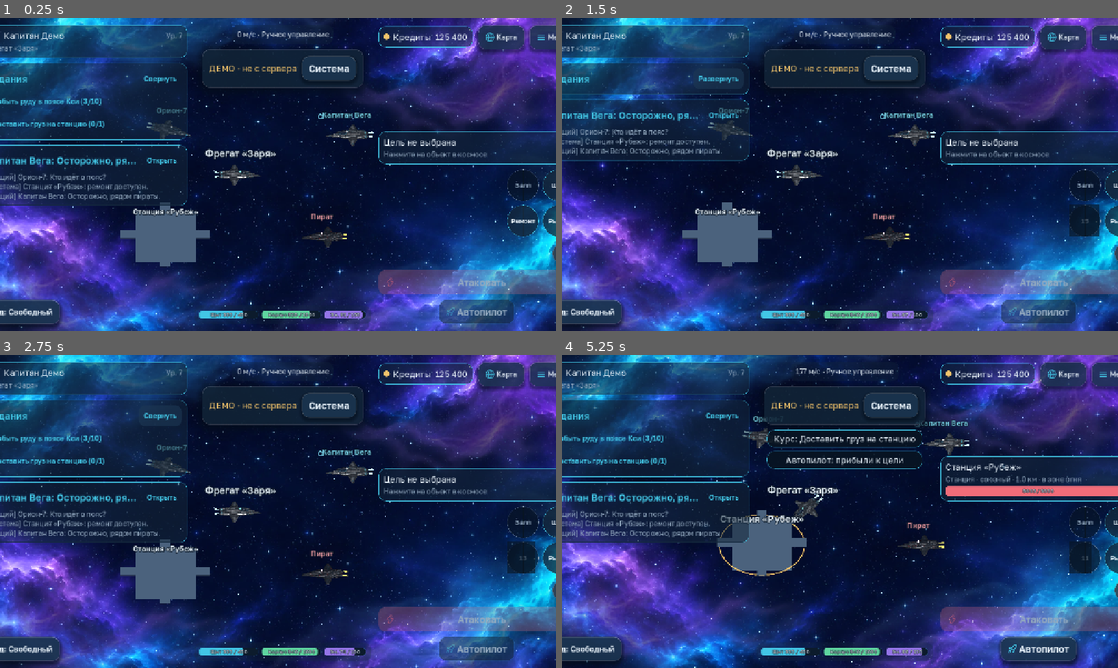
Above: before the commit, frames 1-4 (two rows, left to right).
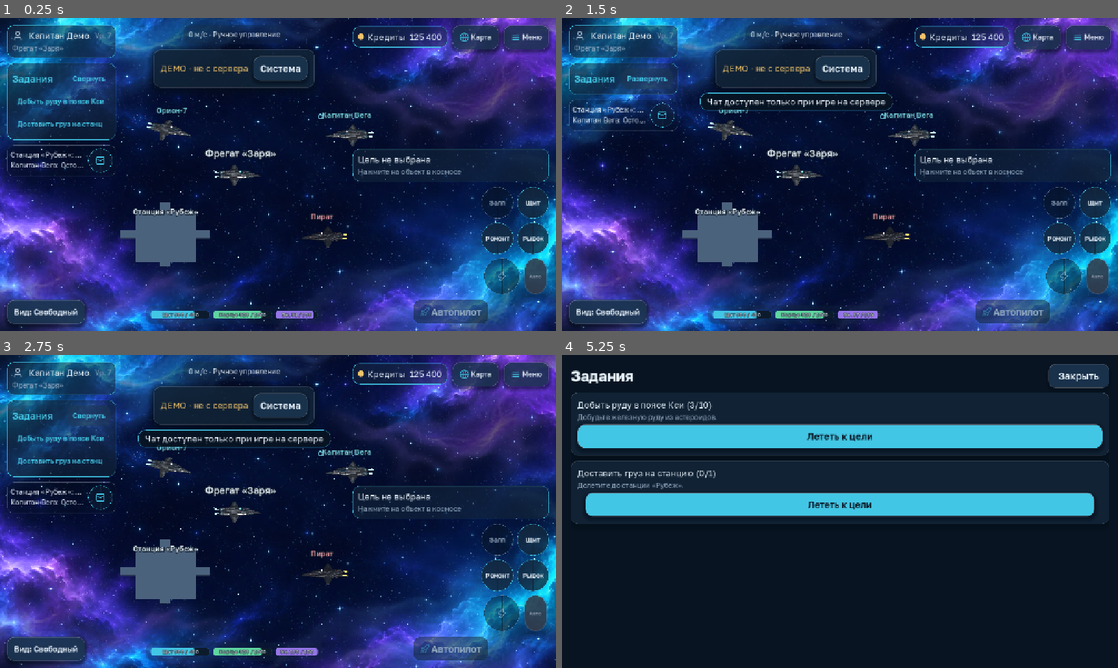
Above: after the commit, the same moments.

Repository: maillunex-lang/CosmocRPG
Game: Godot game, scene res://scenes/space.tscn
Same seed, same stepped clock (60 frames per second), same inputs: the game is played once before the commit and once after it. This scene is started directly instead of the project's main scene.
Inputs (mouse positions are in pixels of both pictures, inside the frame that each line leads up to; where the layout moved, square brackets give the same spot in the first picture):
- Up to frame 1 (0.25 s): no input
- Up to frame 2 (1.5 s): click (662, 161) [1084, 221] at 0.5 s; click "Свернуть" at 1.25 s
- Up to frame 3 (2.75 s): click "Развернуть" at 2 s
- Up to frame 4 (5.25 s): click "Добыть руду в поясе Кси (3/10)" at 2.75 s; click "Доставить груз на станцию (0/…" at 3.5 s; click "Открыть" (after the commit: "Свернуть") at 4.25 s; tap Enter at 5 s; drag from (678, 511) to (895, 442) at 5.02 s

The runs differ from the first frame. In frame 1, 16% of the frame differs, in the area x 0-100%, y 2-100%; in frame 2, 17%; in frame 3, 17%; in frame 4, 73%, in the area x 0-100%, y 0-100%.

Commit message:
fix: transparent chat plaque and circular attack
The left chat card is a two-line translucent strip with a side icon that opens full-screen chat. Attack is a red circle at the bottom of the skill cluster, next to Auto.

Diff:
--- a/client/scripts/space/space_screen.gd
+++ b/client/scripts/space/space_screen.gd
@@ -131,7 +131,7 @@
 	_hud.corporation_requested.connect(open_corporation)
 	_hud.star_map_requested.connect(open_star_map)
 	_hud.station_requested.connect(open_station)
-	_hud.chat_requested.connect(func() -> void: open_chat())
+	_hud.chat_requested.connect(func() -> void: open_chat(ChatOverlay.Mode.FULL))
 	_hud.move_transform = screen_to_world_move
 	_rig.mode_changed.connect(func(_m: int) -> void: _hud.set_camera_mode_name(_rig.mode_name()))
 	_hud.set_camera_mode_name(_rig.mode_name())
@@ -568,8 +568,8 @@
 	var existing := get_node_or_null("ChatLayer/ChatOverlay")
 	if existing != null:
 		return existing
-	var demo := gateway != null and gateway.has_method("is_demo") and gateway.is_demo()
-	if _hud == null or _hud.chat_panel == null or demo:
+	var live := gateway != null and gateway.has_method("has_chat") and gateway.has_chat()
+	if _hud == null or _hud.chat_panel == null or not live:
 		if _hud != null:
 			_hud.show_toast("Чат доступен только при игре на сервере")
 		return null
@@ -583,7 +583,10 @@
 	layer.add_child(ov)
 	ov.theme = theme
 	ov.open(_hud.chat_panel, m)
-	ov.closed.connect(func() -> void: layer.queue_free())
+	ov.closed.connect(func() -> void:
+		if _hud != null and _hud.chat_panel != null:
+			_hud.chat_panel.visible = false
+		layer.queue_free())
 	return ov
 
 
--- a/client/scripts/ui/hud.gd
+++ b/client/scripts/ui/hud.gd
@@ -57,6 +57,9 @@
 var _cargo_row: HBoxContainer
 var _cargo_label: Label
 var _attack_expect: Variant = null  # ожидаемое значение attacking после нажатия (null: не ждём)
+var _peek_a: Label
+var _peek_b: Label
+var _chat_open: Button
 
 @onready var _joystick: Control = %Joystick
 @onready var _reset_button: ActionButton = %ResetButton
@@ -173,11 +176,7 @@
 	for bar in [%ShieldBar, %HullBar, %EnergyBar]:
 		bar.custom_minimum_size.y = 18.0
 	_skills_grid.add_theme_constant_override("separation", 10)
-	# чат — одна строка. «Открыть» поднимает окно, а не панель над джойстиком.
-	_chat_card.peek_only = true
-	_chat_card.peek_requested.connect(func() -> void: chat_requested.emit())
-	_pref_collapsed["chat"] = true
-	_chat_card.set_collapsed(true, false)
+	_build_chat_strip()
 	_target_info.autowrap_mode = TextServer.AUTOWRAP_WORD_SMART
 	_target_info.max_lines_visible = 2
 	_target_info.text_overrun_behavior = TextServer.OVERRUN_TRIM_ELLIPSIS
@@ -201,7 +200,7 @@
 	_dock_skills()
 
 	# иконки боевого кластера и верхнего правого угла: интерфейс легче читается
-	Icons.apply(_attack, "zap", Tokens.DANGER, 22)
+	Icons.apply(_attack, "zap", Color.WHITE, 28)
 	Icons.apply(_autopilot, "rocket", Tokens.ACCENT, 22)
 	Icons.apply(_exit_button, "x", Tokens.TEXT, 18)
 	_exit_button.add_theme_font_size_override("font_size", Tokens.FONT_BODY - 4)
@@ -282,26 +281,120 @@
 			title_label.gui_input.connect(func(ev: InputEvent) -> void:
 				if ev is InputEventMouseButton and ev.pressed and ev.button_index == MOUSE_BUTTON_LEFT:
 					quest_log_requested.emit())
-	_chat_card.toggled.connect(func(c: bool) -> void: _on_card_toggled("chat", c))
+	_chat_card.toggled.connect(func(c: bool) -> void:
+		_on_card_toggled("chat", c)
+		_keep_chat_strip())
 	_set_target_empty()
 
 
-## Окно чата внутри карточки «Чат» (на сервере); в демо остаются демонстрационные строки.
+## Короткая плашка: два последних сообщения на прозрачном фоне и круглая иконка чата сбоку.
+func _build_chat_strip() -> void:
+	var header := _chat_card.find_child("CardHeader", true, false)
+	if header != null:
+		header.visible = false
+	_chat_lines.visible = false
+	var sb := StyleBoxFlat.new()
+	sb.bg_color = Color(Tokens.BG, 0.22)
+	sb.set_corner_radius_all(14)
+	sb.set_content_margin_all(8)
+	sb.border_color = Color(Tokens.TEXT, 0.10)
+	sb.set_border_width_all(1)
+	sb.anti_aliasing = true
+	_chat_card.add_theme_stylebox_override("panel", sb)
+	var row := HBoxContainer.new()
+	row.name = "ChatPeek"
+	row.add_theme_constant_override("separation", 8)
+	row.size_flags_horizontal = Control.SIZE_EXPAND_FILL
+	row.mouse_filter = Control.MOUSE_FILTER_IGNORE
+	var lines := VBoxContainer.new()
+	lines.size_flags_horizontal = Control.SIZE_EXPAND_FILL
+	lines.size_flags_vertical = Control.SIZE_SHRINK_CENTER
+	lines.add_theme_constant_override("separation", 2)
+	lines.mouse_filter = Control.MOUSE_FILTER_IGNORE
+	_peek_a = _peek_label()
+	_peek_b = _peek_label()
+	lines.add_child(_peek_a)
+	lines.add_child(_peek_b)
+	row.add_child(lines)
+	var icon := ActionButton.new()
+	icon.name = "ChatOpenButton"
+	icon.text = ""
+	icon.tooltip_text = "Открыть чат"
+	icon.focus_mode = Control.FOCUS_ALL
+	_round_button(icon, 56, Color(Tokens.SURFACE, 0.35), Color(Tokens.ACCENT, 0.55))
+	Icons.apply(icon, "mail", Tokens.ACCENT, 22)
+	icon.icon_alignment = HORIZONTAL_ALIGNMENT_CENTER
+	icon.vertical_icon_alignment = VERTICAL_ALIGNMENT_CENTER
+	icon.pressed.connect(func() -> void: chat_requested.emit())
+	row.add_child(icon)
+	_chat_open = icon
+	_chat_lines.get_parent().add_child(row)
+	_show_chat_lines(PackedStringArray())
+
+
+func _peek_label() -> Label:
+	var l := Label.new()
+	l.mouse_filter = Control.MOUSE_FILTER_IGNORE
+	l.text_overrun_behavior = TextServer.OVERRUN_TRIM_ELLIPSIS
+	l.clip_text = true
+	l.add_theme_font_size_override("font_size", Tokens.FONT_SMALL)
+	l.add_theme_color_override("font_color", Color(Tokens.TEXT, 0.94))
+	l.custom_minimum_size = Vector2(160, 22)
+	return l
+
+
+func _show_chat_lines(lines: PackedStringArray) -> void:
+	if _peek_a == null or _peek_b == null:
+		return
+	if lines.is_empty():
+		_peek_a.text = "Чат"
+		_peek_a.add_theme_color_override("font_color", Tokens.TEXT_MUTED)
+		_peek_b.text = ""
+		_peek_b.visible = false
+		return
+	_peek_a.add_theme_color_override("font_color", Color(Tokens.TEXT, 0.94))
+	var older := lines[0] if lines.size() == 1 else lines[lines.size() - 2]
+	var newer := "" if lines.size() == 1 else lines[lines.size() - 1]
+	_peek_a.text = older
+	_peek_b.text = newer
+	_peek_b.visible = newer != ""
+
+
+func _keep_chat_strip() -> void:
+	var header := _chat_card.find_child("CardHeader", true, false)
+	if header != null:
+		header.visible = false
+	_chat_lines.visible = false
+	var peek := _chat_card.find_child("ChatPeek", true, false)
+	if peek != null:
+		peek.visible = true
+	if chat_panel != null and chat_panel.get_parent() == self:
+		chat_panel.visible = false
+
+
+## Окно чата живёт отдельно и открывается иконкой. В карточке остаются только две строки.
+func _has_live_chat(gw: Node) -> bool:
+	return gw != null and gw.has_method("has_chat") and gw.has_chat()
+
+
 func _setup_chat(gw: UiGateway) -> void:
 	if chat_panel != null:
 		return
 	chat_panel = ChatPanel.new()
 	chat_panel.name = "ChatPanel"
-	_chat_lines.get_parent().add_child(chat_panel)
+	chat_panel.visible = false
+	add_child(chat_panel)
 	chat_panel.bind(gw)
-	var online := not (gw.has_method("is_demo") and gw.is_demo())
-	_chat_lines.visible = not online
-	chat_panel.visible = online
+	_keep_chat_strip()
+	if not _has_live_chat(gw):
+		return
 	chat_panel.unread_changed.connect(func(n: int) -> void:
-		_chat_card.title = "Чат" if n <= 0 else "Чат · %d" % n)
+		if _chat_open != null:
+			_chat_open.tooltip_text = "Открыть чат" if n <= 0 else "Открыть чат · %d" % n)
 	chat_panel.expand_requested.connect(func() -> void: chat_requested.emit())
-	chat_panel.preview_changed.connect(_set_chat_preview)
-	_set_chat_preview(chat_panel.preview_text())
+	chat_panel.preview_changed.connect(func(_t: String) -> void:
+		_show_chat_lines(chat_panel.preview_lines(2)))
+	_show_chat_lines(chat_panel.preview_lines(2))
 
 
 ## Короткое сообщение игроку (всплывающая плашка).
@@ -388,7 +481,7 @@
 	%DemoLabel.visible = gw.is_demo()
 	_system_button.visible = gw.is_demo()
 	_setup_chat(gw)   # панель чата создаётся при привязке к шлюзу (с 0.3.2 вызов был забыт: в игре оставалась демо-заглушка)
-	if not (gw.has_method("is_demo") and gw.is_demo()):
+	if _has_live_chat(gw):
 		gw.request_chat_history()   # история запрашивается при входе, до появления панели: запрашиваем ещё раз уже для неё
 	apply_state(gw.snapshot())
 	if gw.has_signal("server_updated"):
@@ -407,7 +500,7 @@
 	var sp := _speed_label.get_parent()
 	sp.add_child(_cargo_row)
 	sp.move_child(_cargo_row, _speed_label.get_index() + 1)
-	var stack := _attack.get_parent()
+	var stack := _autopilot.get_parent()
 	_mine_button = ActionButton.new()
 	_mine_button.name = "MineButton"
 	_mine_button.text = "Добыть"
@@ -422,8 +515,9 @@
 	_sell_button.pressed.connect(func() -> void: if gateway != null: gateway.sell())
 	stack.add_child(_mine_button)
 	stack.add_child(_sell_button)
-	stack.move_child(_mine_button, _attack.get_index() + 1)
-	stack.move_child(_sell_button, _attack.get_index() + 2)
+	var at := _autopilot.get_index()
+	stack.move_child(_mine_button, at)
+	stack.move_child(_sell_button, at + 1)
 
 
 func _on_mine_pressed() -> void:
@@ -460,15 +554,30 @@
 
 func _dock_skills() -> void:
 	var right := _attack.get_parent()
-	_skills_grid.reparent(right, false)
-	right.move_child(_skills_grid, _attack.get_index())
+	var cluster := VBoxContainer.new()
+	cluster.name = "SkillCluster"
+	cluster.mouse_filter = Control.MOUSE_FILTER_IGNORE
+	cluster.size_flags_horizontal = Control.SIZE_SHRINK_END
+	cluster.add_theme_constant_override("separation", 8)
+	right.add_child(cluster)
+	right.move_child(cluster, _attack.get_index())
+	_skills_grid.reparent(cluster, false)
 	_skills_grid.size_flags_horizontal = Control.SIZE_SHRINK_END
 	if _skills_grid is GridContainer:
 		(_skills_grid as GridContainer).columns = 2
-	_auto_skills.reparent(right, false)
-	right.move_child(_auto_skills, _attack.get_index())
-	_auto_skills.size_flags_horizontal = Control.SIZE_SHRINK_END
-	_auto_skills.custom_minimum_size = Vector2(52, 52)
+	var bottom := HBoxContainer.new()
+	bottom.name = "AttackRow"
+	bottom.mouse_filter = Control.MOUSE_FILTER_IGNORE
+	bottom.alignment = BoxContainer.ALIGNMENT_CENTER
+	bottom.add_theme_constant_override("separation", 10)
+	cluster.add_child(bottom)
+	_attack.reparent(bottom, false)
+	_attack.text = ""
+	_attack.icon_alignment = HORIZONTAL_ALIGNMENT_CENTER
+	_attack.vertical_icon_alignment = VERTICAL_ALIGNMENT_CENTER
+	_style_attack(false)
+	_auto_skills.reparent(bottom, false)
+	_auto_skills.size_flags_horizontal = Control.SIZE_SHRINK_CENTER
 	_auto_skills.text = "Авто"
 	_round_button(_auto_skills, 52)
 	for b in _skill_buttons:
@@ -476,32 +585,48 @@
 	_paint_auto()
 
 
-func _round_button(b: Button, side: float) -> void:
+func _round_button(b: Button, side: float, fill: Variant = null, edge: Variant = null) -> void:
 	b.custom_minimum_size = Vector2(side, side)
 	b.clip_text = true
 	b.autowrap_mode = TextServer.AUTOWRAP_WORD_SMART
 	b.add_theme_font_size_override("font_size", 13 if side < 60 else 15)
+	var bg := Color(Tokens.SURFACE, 0.78)
+	var border := Color(Tokens.ACCENT, 0.55)
+	if fill is Color:
+		bg = fill
+	if edge is Color:
+		border = edge
 	var sb := StyleBoxFlat.new()
-	sb.bg_color = Color(Tokens.SURFACE, 0.78)
-	sb.border_color = Color(Tokens.ACCENT, 0.55)
+	sb.bg_color = bg
+	sb.border_color = border
 	sb.set_border_width_all(1)
 	sb.set_corner_radius_all(int(side * 0.5))
-	sb.content_margin_left = 6
-	sb.content_margin_right = 6
-	sb.content_margin_top = 6
-	sb.content_margin_bottom = 6
+	sb.content_margin_left = 4
+	sb.content_margin_right = 4
+	sb.content_margin_top = 4
+	sb.content_margin_bottom = 4
 	var hover := sb.duplicate() as StyleBoxFlat
-	hover.bg_color = Color(Tokens.ACCENT, 0.28)
+	hover.bg_color = bg.lightened(0.12)
 	var pressed := sb.duplicate() as StyleBoxFlat
-	pressed.bg_color = Color(Tokens.ACCENT, 0.45)
+	pressed.bg_color = bg.lightened(0.2)
 	var disabled := sb.duplicate() as StyleBoxFlat
-	disabled.bg_color = Color(Tokens.BG, 0.55)
+	disabled.bg_color = Color(Tokens.BG, 0.45)
 	disabled.border_color = Color(Tokens.TEXT_MUTED, 0.25)
 	b.add_theme_stylebox_override("normal", sb)
 	b.add_theme_stylebox_override("hover", hover)
 	b.add_theme_stylebox_override("pressed", pressed)
 	b.add_theme_stylebox_override("disabled", disabled)
 	b.add_theme_stylebox_override("focus", sb)
+
+
+func _style_attack(attacking: bool) -> void:
+	var fill := Color(Tokens.DANGER, 0.95) if attacking else Color(Tokens.DANGER, 0.72)
+	var edge := Color(1, 1, 1, 0.9) if attacking else Color(Tokens.DANGER.lightened(0.2), 0.85)
+	_round_button(_attack, 84, fill, edge)
+	Icons.apply(_attack, "zap", Color.WHITE, 28)
+	_attack.text = ""
+	_attack.icon_alignment = HORIZONTAL_ALIGNMENT_CENTER
+	_attack.vertical_icon_alignment = VERTICAL_ALIGNMENT_CENTER
 
 
 func _paint_auto() -> void:
@@ -716,9 +841,10 @@
 		_attack_expect = null
 	var combat_ok: bool = state.get("combat_available", true)
 	if not _attack.is_busy():
-		_attack.text = ("Прекратить атаку" if attacking else "Атаковать") if combat_ok else "Бой · скоро"
-		_attack.variant = ActionButton.Variant.SECONDARY if attacking else ActionButton.Variant.DANGER
+		var phrase := ("Прекратить атаку" if attacking else "Атаковать") if combat_ok else "Бой скоро"
+		_attack.tooltip_text = phrase
 		_attack.disabled = not combat_ok or (not attacking and (not has_target or friendly))
+		_style_attack(attacking and combat_ok)
 
 	for i in _skill_buttons.size():
 		var b: ActionButton = _skill_buttons[i]
@@ -770,10 +896,9 @@
 	_auto_collapsing = true
 	if in_combat:
 		_quests_card.set_collapsed(true, false)
-		_chat_card.set_collapsed(true, false)
 	else:
 		_quests_card.set_collapsed(_pref_collapsed["quests"], true)
-		_chat_card.set_collapsed(_pref_collapsed["chat"], true)
+	_keep_chat_strip()
 	_auto_collapsing = false
 
 
@@ -806,27 +931,18 @@
 	var csig := JSON.stringify(chat)
 	if csig != _chat_sig:
 		_chat_sig = csig
-		for c in _chat_lines.get_children():
-			c.queue_free()
-		if chat.is_empty():
-			_add_muted(_chat_lines, "Сообщений нет")
-			if gateway == null or not gateway.has_chat():
-				_set_chat_preview("")
-		var last := ""
-		for m in chat.slice(maxi(0, chat.size() - 3)):
-			var who: String = ("%s: " % m["author"]) if str(m["author"]) != "" else ""
-			var line := "[%s] %s%s" % [m["channel"], who, m["text"]]
-			_add_muted(_chat_lines, line)
-			last = ("%s: %s" % [m["author"], m["text"]]).strip_edges()
-		if gateway == null or not gateway.has_chat():
-			_set_chat_preview(last)
-
-
-func _set_chat_preview(text: String) -> void:
-	var line := text.strip_edges().replace("\n", " ")
-	if line.length() > 28:
-		line = line.substr(0, 27) + "…"
-	_chat_card.title = "Чат" if line == "" else line
+		var live := _has_live_chat(gateway)
+		if not live:
+			var lines := PackedStringArray()
+			for m in chat.slice(maxi(0, chat.size() - 2)):
+				var who := str(m.get("author", "")).strip_edges()
+				var text := str(m.get("text", "")).strip_edges().replace("\n", " ")
+				var line := text if who == "" else "%s: %s" % [who, text]
+				if line.length() > 80:
+					line = line.substr(0, 79) + "…"
+				lines.append(line)
+			_show_chat_lines(lines)
+		_keep_chat_strip()
 
 
 func _add_muted(parent: Control, text: String) -> void:
@@ -865,8 +981,8 @@
 	gateway.attack(str(target["id"]))
 
 
-func _begin_attack_busy(text: String, expect: bool) -> void:
-	_attack.begin_busy(text)
+func _begin_attack_busy(_text: String, expect: bool) -> void:
+	_attack.begin_busy("")
 	_attack_expect = expect
 	get_tree().create_timer(BUSY_TIMEOUT).timeout.connect(func() -> void:
 		if _attack.is_busy():
--- a/client/tests/chat_overlay_test.gd
+++ b/client/tests/chat_overlay_test.gd
@@ -139,7 +139,7 @@
 	for i in 4:
 		await process_frame
 	var hud2: Control = screen2.get_node("%Hud")
-	_c(hud2.chat_panel != null and hud2.chat_panel.visible and hud2.chat_panel.enabled, "в игре с чатом панель чата создана и видна (раньше её не было вовсе)")
+	_c(hud2.chat_panel != null and hud2.chat_panel.enabled and not hud2.chat_panel.visible and hud2.find_child("ChatPeek", true, false) != null, "в игре чат — плашка, полное окно открывается отдельно")
 	_c(cg.history_requests >= 1, "история чата запрашивается для созданной панели")
 	var ov3 = screen2.open_chat()
 	for i in 3:
--- a/client/tests/hud_test.gd
+++ b/client/tests/hud_test.gd
@@ -87,7 +87,7 @@
 	_check(((_n(c, "%Credits") as HBoxContainer).get_child(1) as Label).text == "Кредиты  125 400", "кредиты с разделителями тысяч")
 	_check((_n(c, "%TargetName") as Label).text == "Цель не выбрана" and not (_n(c, "%TargetHull") as Control).visible, "цель не выбрана")
 	var attack := _n(c, "%AttackButton") as ActionButton
-	_check(attack.disabled and attack.text == "Атаковать", "атака без цели недоступна")
+	_check(attack.disabled and attack.tooltip_text == "Атаковать" and attack.custom_minimum_size.x == attack.custom_minimum_size.y, "атака без цели — круг и недоступна")
 	_check((_n(c, "%SpeedLabel") as Label).text.begins_with("0 м/с") and (_n(c, "%SpeedLabel") as Label).text.contains("Ручное"), "скорость: стоит на месте, ручное управление (%s)" % (_n(c, "%SpeedLabel") as Label).text)
 	_check(not (_n(c, "%HullBar") as ProgressBar).is_low() and (_n(c, "%HullBar") as ProgressBar).value > 250.0, "корпус в норме не предупреждает")
 	(_n(c, "%HullBar") as ProgressBar).set_values(200.0, 1000.0)
@@ -186,10 +186,10 @@
 	hud._on_attack_pressed()  # повторное нажатие игнорируется
 	_check(gw.snapshot()["attacking"], "атака началась")
 	await _tick(c, 0.1)
-	_check(not attack.is_busy() and attack.text == "Прекратить атаку", "после подтверждения кнопка становится «Прекратить атаку»")
+	_check(not attack.is_busy() and attack.tooltip_text == "Прекратить атаку", "после подтверждения кнопка становится «Прекратить атаку»")
 	hud._on_attack_pressed()
 	await _tick(c, 0.1)
-	_check(not gw.snapshot()["attacking"] and attack.text == "Атаковать", "повторное нажатие прекращает атаку")
+	_check(not gw.snapshot()["attacking"] and attack.tooltip_text == "Атаковать", "повторное нажатие прекращает атаку")
 
 	# ============ атака нейтрального игрока и AI: требуется подтверждение ============
 	_free(c)
@@ -238,7 +238,7 @@
 	skills = (_n(c, "%SkillsGrid") as Container).get_children().filter(func(ch): return ch.name != "AutoSkillsButton")
 	skills[1].pressed.emit()
 	await _tick(c, 0.1)
-	_check(skills[1].disabled and skills[1].text.contains("с"), "после применения «Щит» на перезарядке: %s" % skills[1].text)
+	_check(skills[1].disabled and skills[1].text.is_valid_int(), "после применения «Щит» на круге показаны секунды: %s" % skills[1].text)
 	_check((_n(c, "%EnergyBar") as ProgressBar).value < 90.0 or gw._ship["energy"] < 90.0, "энергия потрачена")
 	gw._ship["energy"] = 10.0
 	await _tick(c, 0.1)
@@ -269,12 +269,13 @@
 	gw = c["gw"]
 	var quests := _n(c, "%QuestsCard")
 	var chat := _n(c, "%ChatCard")
-	_check(not quests.collapsed and chat.collapsed, "до боя: задания развёрнуты, чат свёрнут по умолчанию")
+	var peek := chat.find_child("ChatPeek", true, false)
+	_check(not quests.collapsed and peek != null and peek.visible and not (_n(c, "%ChatLines") as Control).visible, "до боя: задания развёрнуты, чат — короткая плашка")
 	await _select(c, "pi1")
 	gw._objects["pi1"]["pos"] = Vector2(20, 0)
 	gw.attack("pi1")
 	await _tick(c, 1.5)
-	_check(gw.in_combat() and quests.collapsed and chat.collapsed, "в бою задания и чат свёрнуты")
+	_check(gw.in_combat() and quests.collapsed and peek.visible, "в бою задания свёрнуты, плашка чата остаётся")
 	gw._ship["shield"] = 20.0
 	await _tick(c, 0.3)
 	var alert_bar := _n(c, "%AlertBar")
@@ -284,7 +285,7 @@
 	gw._objects["pi1"]["pos"] = Vector2(200, 200)
 	gw._ship["shield"] = gw._ship["shield_max"]
 	await _tick(c, 8.0)
-	_check(not gw.in_combat() and not quests.collapsed and chat.collapsed, "после боя панели возвращаются к выбору игрока")
+	_check(not gw.in_combat() and not quests.collapsed and peek.visible, "после боя задания возвращаются, плашка чата на месте")
 	_check(not alert_bar.has_alert("shield_low"), "тревога снимается, когда причина исчезла")
 	quests.set_collapsed(true, false)
 	gw._last_combat = gw._t
--- a/client/ui/chat_panel.gd
+++ b/client/ui/chat_panel.gd
@@ -141,7 +141,7 @@
 
 func bind(gw: Node) -> void:
 	gateway = gw
-	enabled = not (gw.has_method("is_demo") and gw.is_demo())
+	enabled = gw.has_chat()
 	_edit.editable = enabled
 	_send.disabled = not enabled
 	_edit.placeholder_text = "Сообщение…" if enabled else "Чат только при игре на сервере"
@@ -181,6 +181,25 @@
 	preview_changed.emit(preview_text())
 
 
+func preview_lines(n: int = 2) -> PackedStringArray:
+	var out := PackedStringArray()
+	if n <= 0 or _general.is_empty():
+		return out
+	var start := maxi(0, _general.size() - n)
+	for i in range(start, _general.size()):
+		var raw: Variant = _general[i]
+		if typeof(raw) != TYPE_DICTIONARY:
+			continue
+		var m: Dictionary = raw
+		var who := str(m.get("from_name", "")).strip_edges()
+		var text := str(m.get("text", "")).strip_edges().replace("\n", " ")
+		var line := text if who == "" else "%s: %s" % [who, text]
+		if line.length() > 80:
+			line = line.substr(0, 79) + "…"
+		out.append(line)
+	return out
+
+
 func preview_text() -> String:
 	if _general.is_empty():
 		return ""
Not shown, changed: docs/HANDOFF.md
